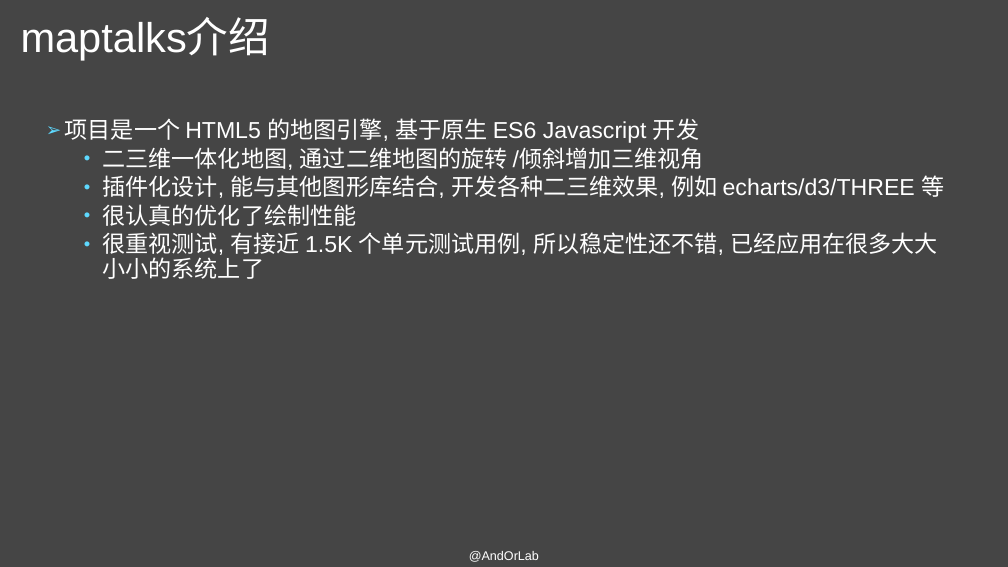
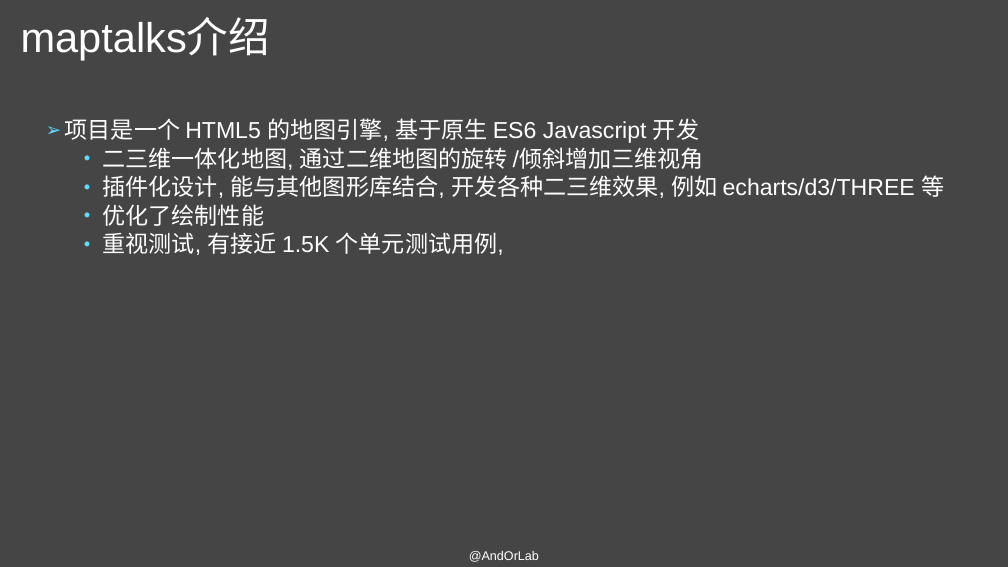
Before and after one commit to AndorLab/TodoList, a slide deck: slide 3 of contents/2018-11-14-杜秀秀/maptalks使用基础.pptx. Drawn at 1008x567 pixels with LibreOffice and Linux fonts; fonts in the diff are those of the drawing; background and template pictures are left out. Boxes give left, top, right and bottom in pixels: in the first picture for what was removed or moved away, otherwise in the second. Text is boxed around its words. In the diff, an @@ line names an element or a change of style, - is before the commit and + after.

```diff
--- a/contents/2018-11-14-杜秀秀/maptalks使用基础.pptx
+++ b/contents/2018-11-14-杜秀秀/maptalks使用基础.pptx
@@ text at bbox=[103, 204, 504, 255]: text changed @@
-  • 很认真的优化了绘制性能
-  • 很重视测试, 有接近 1.5K 个单元测试用例, 所以稳定性还不错, 已经应用在很多大大小小的系统上了
+  • 优化了绘制性能
+  • 重视测试, 有接近 1.5K 个单元测试用例,
```
Also in this commit, not shown: 16 other slides changed, 5 slides added, 3 slides removed.
